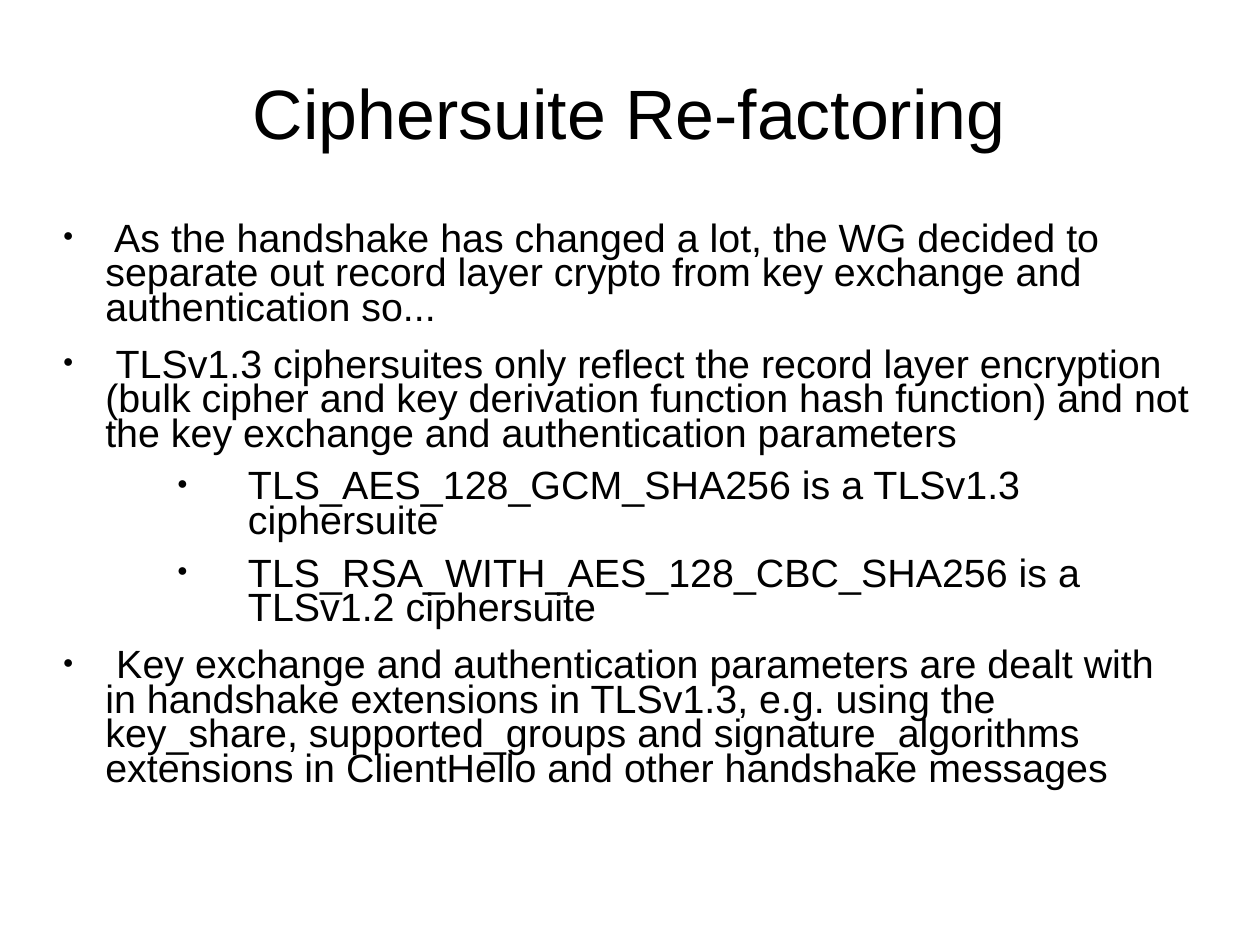
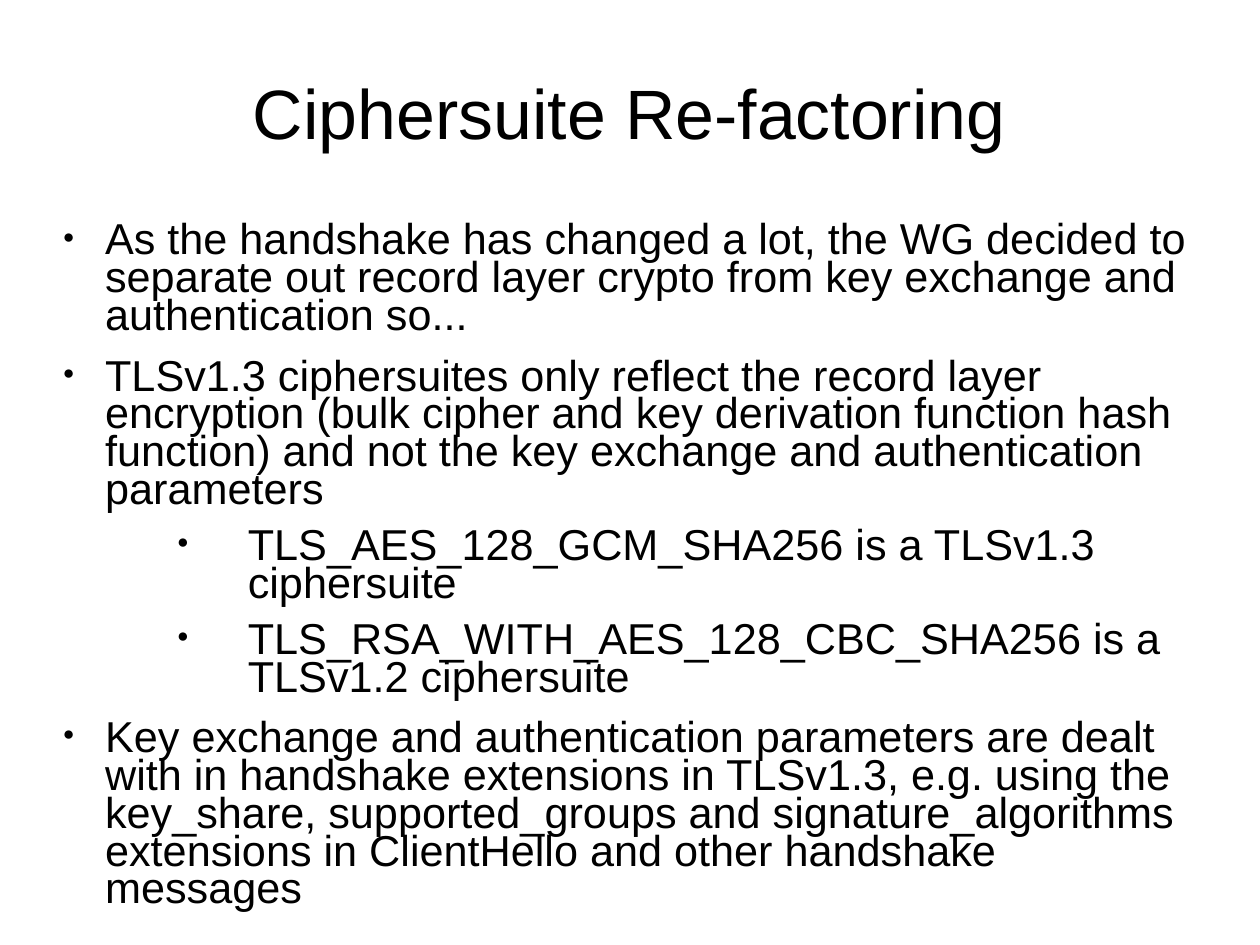
Before and after one commit to sftcd/cs7053, a slide deck: slide 12 of 2016lectures/07-tls13.ppt. Drawn at 1260x945 pixels with LibreOffice and Linux fonts; fonts in the diff are those of the drawing. Boxes give left, top, right and bottom in pixels: in the first picture for what was removed or moved away, otherwise in the second. Text is boxed around its words. In the diff, an @@ line names an element or a change of style, - is before the commit and + after.

```diff
--- a/2016lectures/07-tls13.ppt
+++ b/2016lectures/07-tls13.ppt
@@ text "As the handshake has changed ..." at [105,222,1186,867]: size 24.8 to 27.2 pt @@
```
Also in this commit, not shown: 6 other slides changed, 2 other files.
